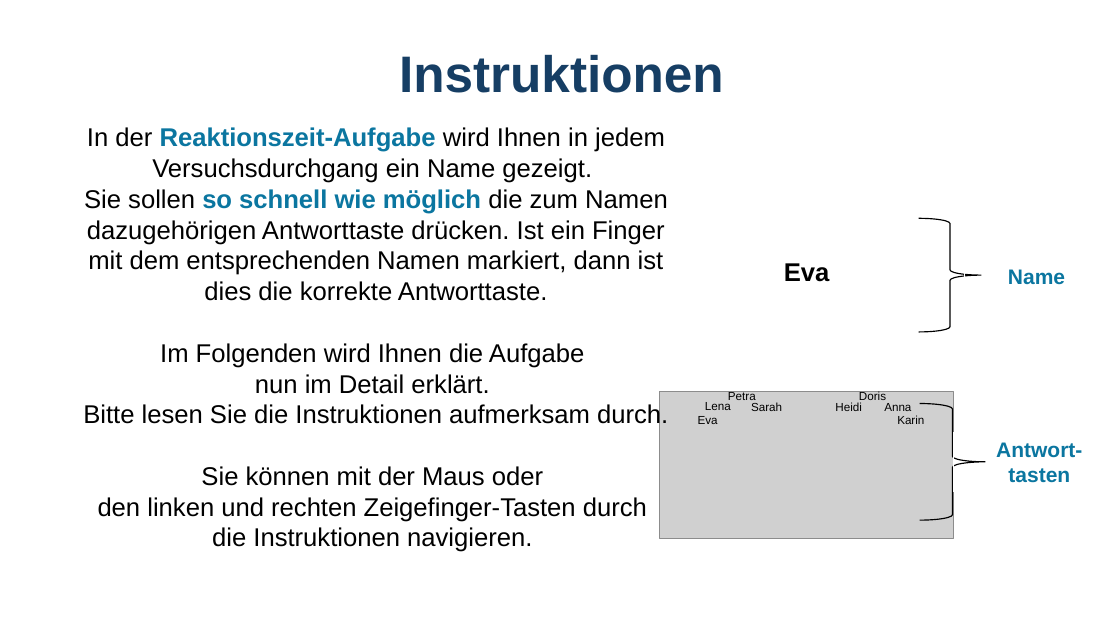
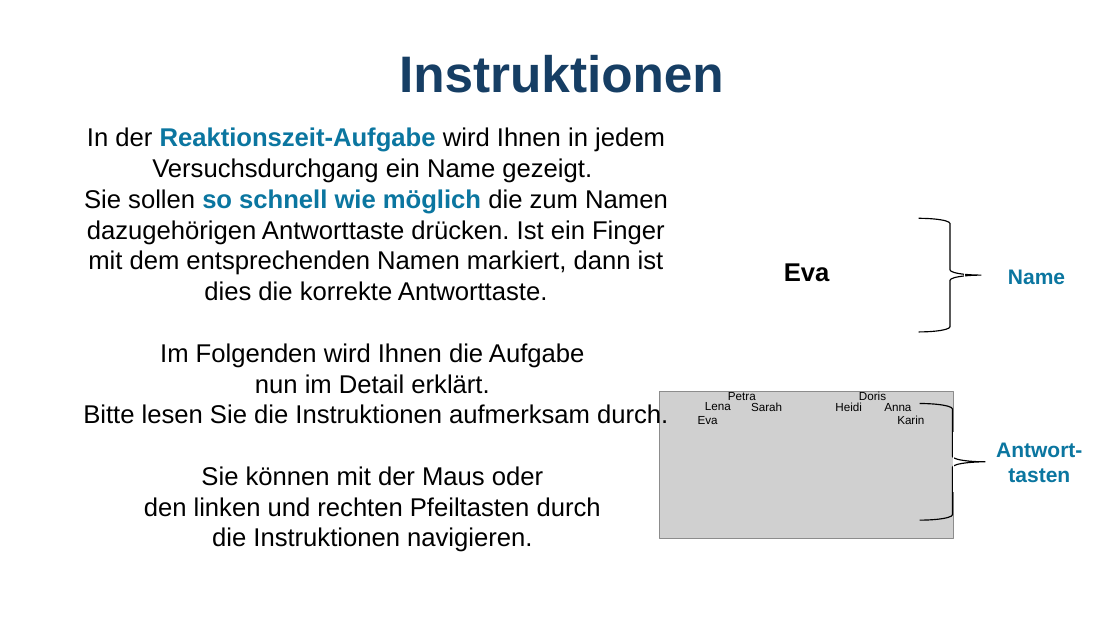
Before and after one commit to GidonFrischkorn/Ambizione-IndividualDifferencesStudy, a slide deck: slide 2 of tasks/word-firstname-binding-verbal/assets/instructions_word_firstname_binding_visual_processing_speed_keyboard.pptx. Drawn at 1120x630 pixels with LibreOffice and Linux fonts; fonts in the diff are those of the drawing; grey boxes stand for pictures. Boxes give left, top, right and bottom in pixels: in the first picture for what was removed or moved away, otherwise in the second. Text is boxed around its words. In the diff, an @@ line names an element or a change of style, - is before the commit and + after.

```diff
--- a/tasks/word-firstname-binding-verbal/assets/instructions_word_firstname_binding_visual_processing_speed_keyboard.pptx
+++ b/tasks/word-firstname-binding-verbal/assets/instructions_word_firstname_binding_visual_processing_speed_keyboard.pptx
@@ text at bbox=[144, 466, 601, 552]: text changed @@
-Sie können mit der Maus oder
-den linken und rechten Zeigefinger-Tasten durch
-die Instruktionen navigieren.
+Sie können mit der Maus oder
+den linken und rechten Pfeiltasten durch
+die Instruktionen navigieren.
```
Also in this commit, not shown: 5 other files.
